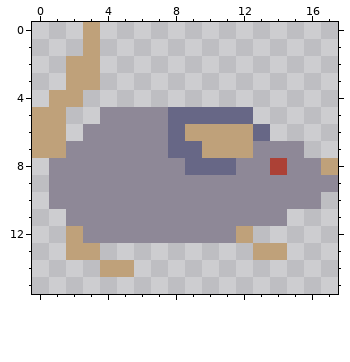
A pixel-art sprite gets an edit: graphics/images/character/animals/rat_running2.png. Above: the version before the commit.
The file is 18x16 pixels.
And afterwards:
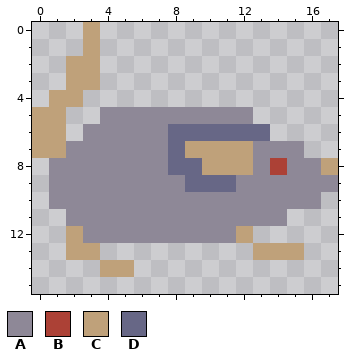
Palette (. is transparent): A #8e8897  B #ac4136  C #bfa17a  D #676786
Edits made:
y 5: x 8..12 DDDDD -> AAAAA
y 6: x 9..12 CCCC -> DDDD
y 7: x 9 D -> C
y 8: x 8 A -> D; x 10..12 DDA -> CCC
y 9: x 9..11 AAA -> DDD
y 13: x 15 . -> C
